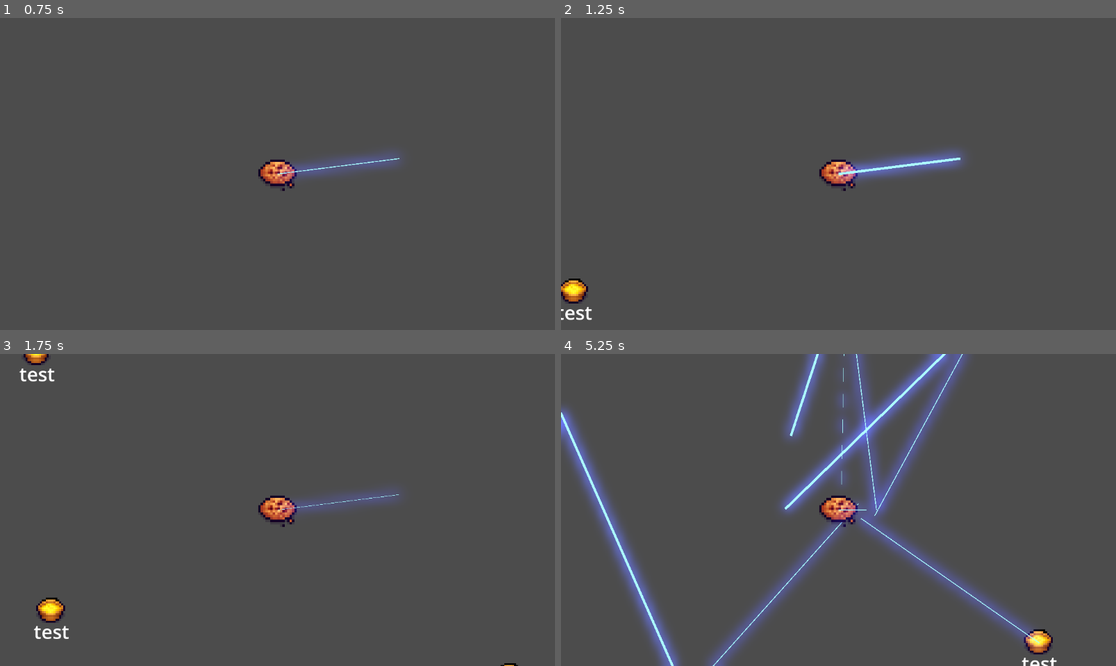
Above: before the commit, frames 1-4 (two rows, left to right).
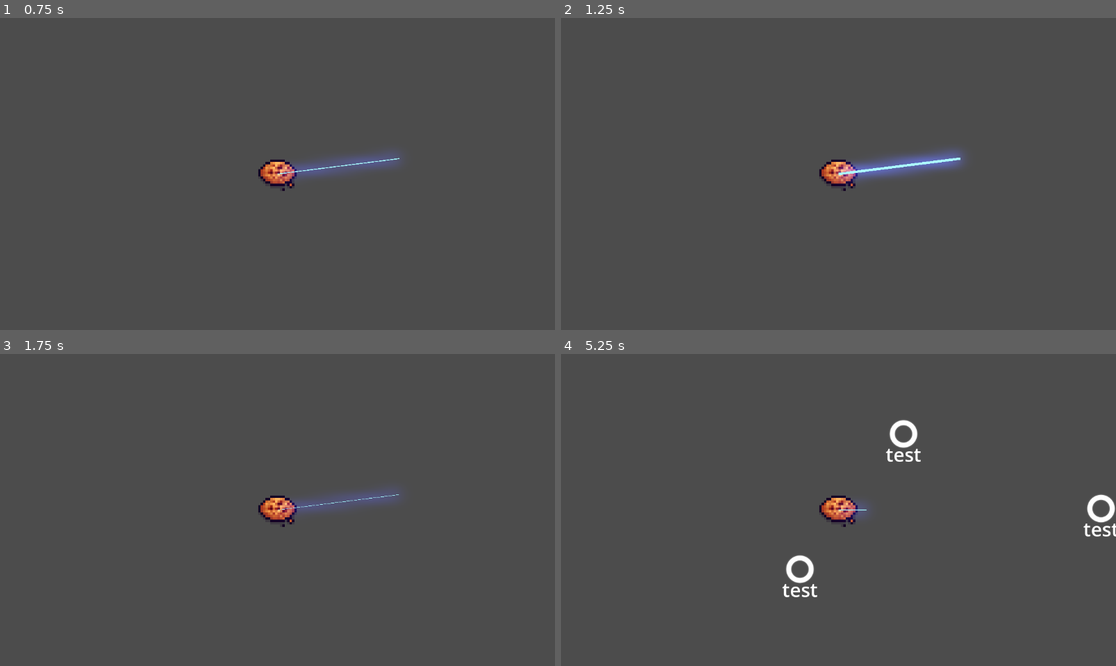
Above: after the commit, the same moments.

Repository: kam-zhan-yue/gmtk-2024
Game: Godot game, scene res://scenes/main.tscn
The game is run twice, just before and just after one commit, with the same random seed, the same clock (stepped at 60 frames per second) and the same inputs.
Inputs (mouse positions are in pixels of both pictures, inside the frame that each line leads up to):
- Up to frame 1 (0.75 s): tap Enter at 0.5 s; move the mouse to (399, 158) at 0.52 s; tap Backspace at 0.6 s; click (399, 158) at 0.67 s
- Up to frame 2 (1.25 s): no input
- Up to frame 3 (1.75 s): move the mouse to (166, 525) at 1.27 s; tap Backspace at 1.35 s; click (166, 525) at 1.42 s
- Up to frame 4 (5.25 s): move the mouse to (894, 441) at 2.02 s; tap Backspace every 0.75 s from 2.1 to 5.1 s; click (894, 441) at 2.17 s; move the mouse to (810, 572) at 2.77 s; click (810, 572) at 2.92 s; move the mouse to (1005, 556) at 3.52 s; click (1005, 556) at 3.67 s; move the mouse to (672, 463) at 4.27 s; click (672, 463) at 4.42 s; move the mouse to (866, 510) at 5.02 s; click (866, 510) at 5.17 s

Frame 1 is identical in both runs. In frame 2, 0.4% of the frame differs, in the area x 0-6%, y 83-97%; in frame 3, 0.7%; in frame 4, 15%, in the area x 0-100%, y 0-100%.

Commit message:
Implement Sharks

Diff:
--- a/scenes/enemies/satellite.gd
+++ b/scenes/enemies/satellite.gd
@@ -4,6 +4,7 @@
 @export var orbit_radius := 500.0
 @export var orbit_period := 10.0
 @export var speed := 200.0
+@export var laser_damage := 5.0
 
 const LASER = preload("res://scenes/projectiles/laser.tscn")
 
@@ -49,3 +50,4 @@
 		var laser := LASER.instantiate() as Laser
 		add_child(laser)
 		laser.activate(self, game_state.player, 0.2)
+		game_state.player.damage(laser_damage)
--- /dev/null
+++ b/scenes/enemies/shark.gd
@@ -0,0 +1,40 @@
+class_name Shark
+extends Enemy
+
+@export var attack_range := 100.0
+@export var speed := 100.0
+@export var time_between_bites := 2.0
+@export var bite_damage := 10.0
+
+func _ready() -> void:
+	on_init.connect(_on_init)
+
+func _on_init() -> void:
+	await lerp_async()
+	bite_async()
+
+func lerp_async() -> void:
+	var start_pos := global_position
+	var player_pos := game_state.player.global_position
+	var direction := (player_pos - start_pos).normalized()
+	var target_pos := player_pos - direction * attack_range
+	var time_to_target := (start_pos - target_pos).length() / speed
+	var timer := 0.0
+
+	while timer < time_to_target:
+		var time := timer / time_to_target
+		global_position = start_pos.lerp(target_pos, Global.ease_out_sin(time))
+		timer += get_process_delta_time()
+		await Global.frame()
+
+	global_position = target_pos
+
+
+func bite_async() -> void:
+	while(true):
+		await Global.seconds(time_between_bites)
+		bite()
+
+func bite() -> void:
+	print("Bite Player!")
+	game_state.player.damage(bite_damage)
--- /dev/null
+++ b/scenes/enemies/shark.tscn
@@ -0,0 +1,14 @@
+[gd_scene load_steps=4 format=3 uid="uid://d2ee0urw0h25j"]
+
+[ext_resource type="Script" path="res://scenes/enemies/shark.gd" id="1_kfhs4"]
+[ext_resource type="PackedScene" uid="uid://d0en8pevtc4do" path="res://scenes/enemies/type_entity.tscn" id="1_ug8yd"]
+[ext_resource type="Texture2D" uid="uid://bqko507q16dd8" path="res://assets/textures/white_ring.png" id="2_eka2d"]
+
+[node name="Shark" type="Node2D"]
+script = ExtResource("1_kfhs4")
+
+[node name="TypeEntity" parent="." instance=ExtResource("1_ug8yd")]
+unique_name_in_owner = true
+
+[node name="Sprite2D" type="Sprite2D" parent="."]
+texture = ExtResource("2_eka2d")
--- a/scenes/spawn_groups/spawn_group_1.tscn
+++ b/scenes/spawn_groups/spawn_group_1.tscn
@@ -1,19 +1,16 @@
-[gd_scene load_steps=3 format=3 uid="uid://brlklr1gc4igq"]
+[gd_scene load_steps=3 format=3 uid="uid://briqjt8ejjahv"]
 
 [ext_resource type="Script" path="res://scripts/flow/spawn_group.gd" id="1_s7i4o"]
-[ext_resource type="PackedScene" uid="uid://crm36gr4t0nin" path="res://scenes/enemies/satellite.tscn" id="2_a0xxx"]
+[ext_resource type="PackedScene" uid="uid://d2ee0urw0h25j" path="res://scenes/enemies/shark.tscn" id="2_n27v6"]
 
 [node name="SpawnGroup" type="Node2D"]
 script = ExtResource("1_s7i4o")
 
-[node name="Satellite" parent="." instance=ExtResource("2_a0xxx")]
-position = Vector2(-719, 322)
+[node name="Shark" parent="." instance=ExtResource("2_n27v6")]
+position = Vector2(-393, 603)
 
-[node name="Satellite2" parent="." instance=ExtResource("2_a0xxx")]
-position = Vector2(-764, -498)
+[node name="Shark2" parent="." instance=ExtResource("2_n27v6")]
+position = Vector2(1225, -7)
 
-[node name="Satellite3" parent="." instance=ExtResource("2_a0xxx")]
-position = Vector2(967, -507)
-
-[node name="Satellite4" parent="." instance=ExtResource("2_a0xxx")]
-position = Vector2(740, 531)
+[node name="Shark3" parent="." instance=ExtResource("2_n27v6")]
+position = Vector2(531, -623)
--- /dev/null
+++ b/scenes/spawn_groups/spawn_group_20.tscn
@@ -0,0 +1,19 @@
+[gd_scene load_steps=3 format=3 uid="uid://brlklr1gc4igq"]
+
+[ext_resource type="Script" path="res://scripts/flow/spawn_group.gd" id="1_208md"]
+[ext_resource type="PackedScene" uid="uid://crm36gr4t0nin" path="res://scenes/enemies/satellite.tscn" id="2_e2h4s"]
+
+[node name="SpawnGroup" type="Node2D"]
+script = ExtResource("1_208md")
+
+[node name="Satellite" parent="." instance=ExtResource("2_e2h4s")]
+position = Vector2(-719, 322)
+
+[node name="Satellite2" parent="." instance=ExtResource("2_e2h4s")]
+position = Vector2(-764, -498)
+
+[node name="Satellite3" parent="." instance=ExtResource("2_e2h4s")]
+position = Vector2(967, -507)
+
+[node name="Satellite4" parent="." instance=ExtResource("2_e2h4s")]
+position = Vector2(740, 531)
--- a/scripts/entities/player.gd
+++ b/scripts/entities/player.gd
@@ -9,3 +9,6 @@
 
 func _on_dead() -> void:
 	print("Player is dead")
+
+func damage(amount: float) -> void:
+	health.damage(amount)
--- a/scripts/flow/spawn_config.gd
+++ b/scripts/flow/spawn_config.gd
@@ -12,6 +12,8 @@
 
 func spawn(current_beat: int) -> SpawnGroup:
 	var path := str(PREFIX, current_beat, ".tscn")
+	if not ResourceLoader.exists(path):
+		return
 	var resource := load(path)
 	if resource:
 		var scene = resource.instantiate() as SpawnGroup
